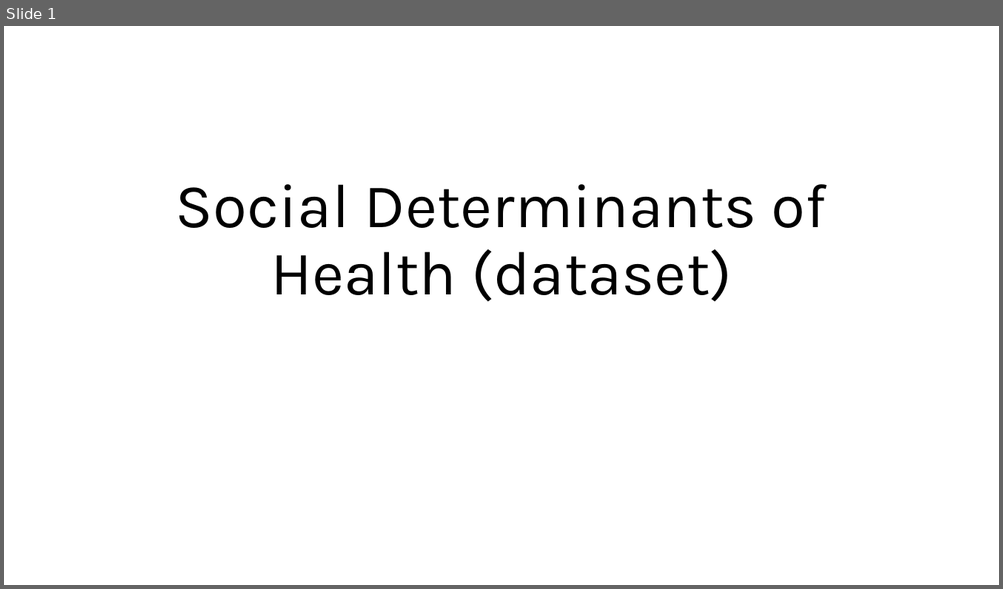
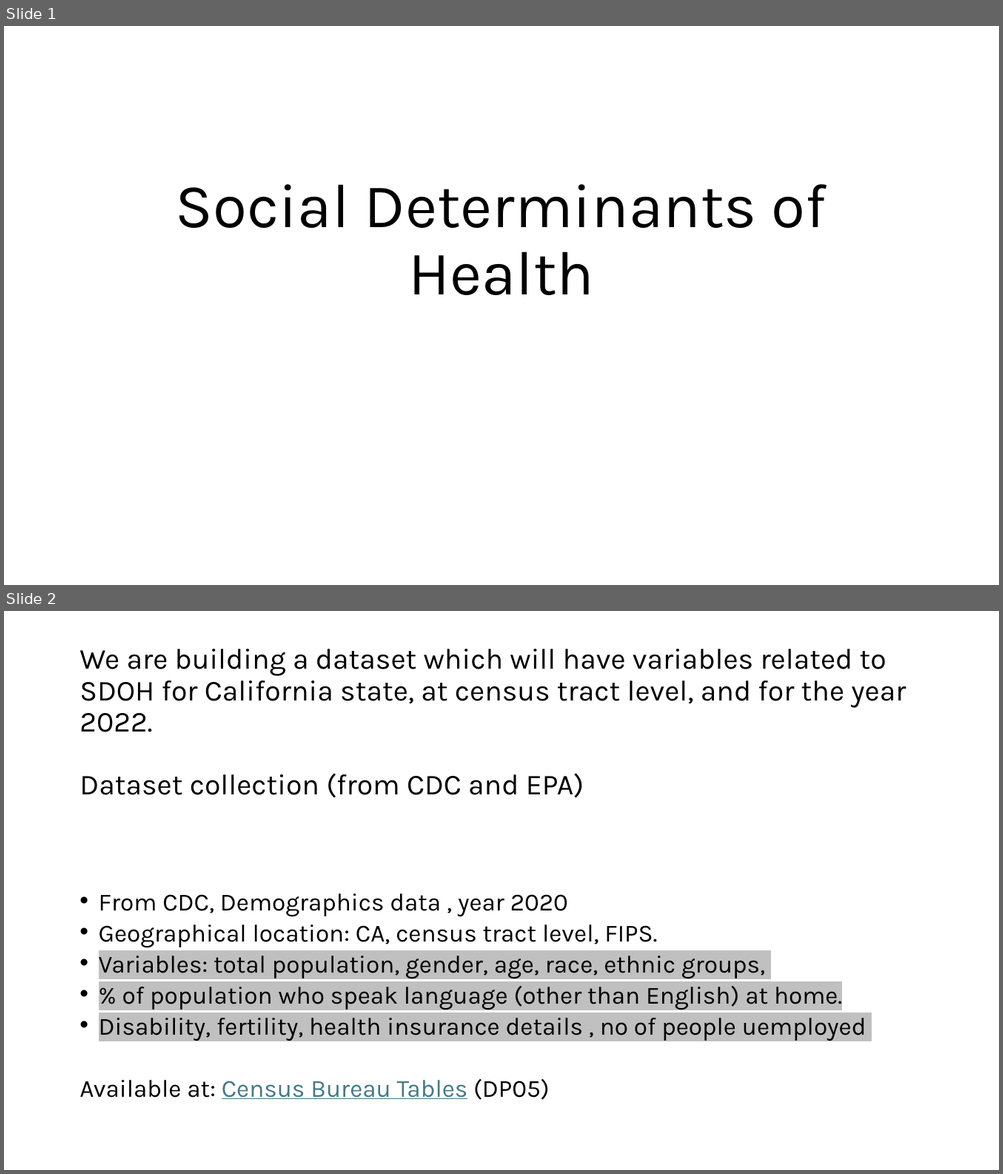
Before and after one commit to r-buch/social-covid, a slide deck: SDOH_Datasets.pptx. Shown one above the other, each under a label of ours: slide 1 before the commit, slides 1 and 2 after it. The pictures are 1003x589 and 1003x1174 pixels, drawn with LibreOffice and Linux fonts; fonts in the diff are those of the drawing. Boxes give left, top, right and bottom in pixels: in the first picture for what was removed or moved away, otherwise in the second. Text is boxed around its words. In the diff, an @@ line names an element or a change of style, - is before the commit and + after.

```diff
--- a/SDOH_Datasets.pptx
+++ b/SDOH_Datasets.pptx
@@ slide 2 added at [4, 611, 999, 1170], background #FFFFFF @@
@@ title added at [79, 649, 905, 798], 28 pt, text #000000 @@
+We are building a dataset which will have variables related to SDOH for California state, at census tract level, and for the year 2022.
+Dataset collection (from CDC and EPA)
@@ text added at [79, 894, 866, 1100], 23.8 pt, text #000000 @@
+• From CDC, Demographics data , year 2020
+• Geographical location: CA, census tract level, FIPS.
+• Variables: total population, gender, age, race, ethnic groups,
+• % of population who speak language (other than English) at home.
+• Disability, fertility, health insurance details , no of people uemployed
+Available at: Census Bureau Tables (DP05)
@@ slide 1 changed as well @@
@@ title at [176, 184, 827, 295]: text changed @@
-Social Determinants of Health (dataset)
+Social Determinants of Health
```
Also in this commit, not shown: 3 other slides changed, 1 other slide added, 4 slides removed.
